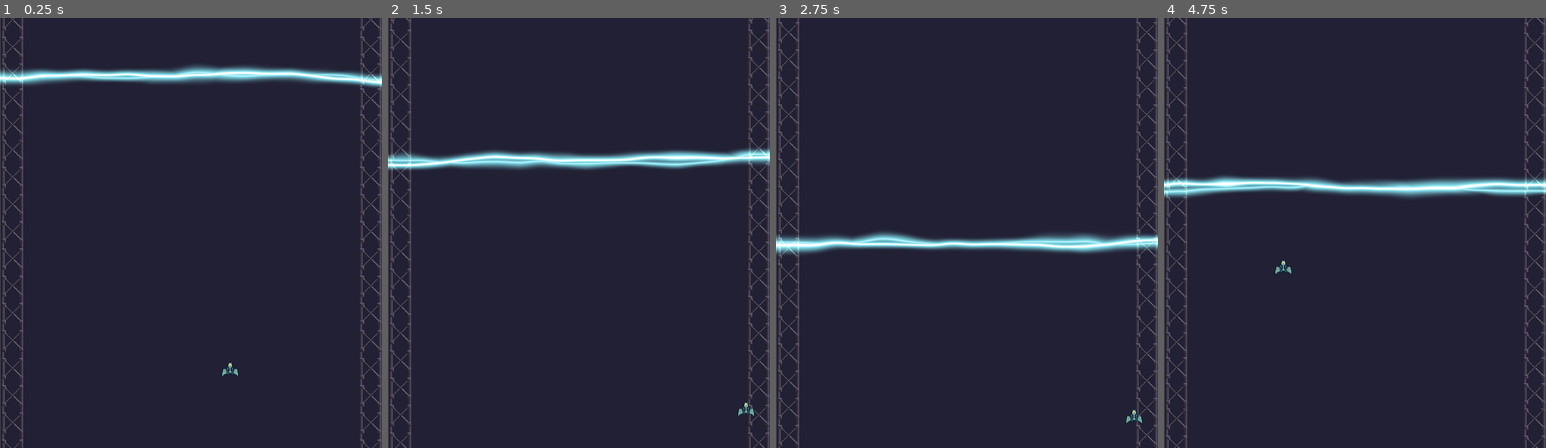
Above: before the commit, frames 1-4 (left to right).
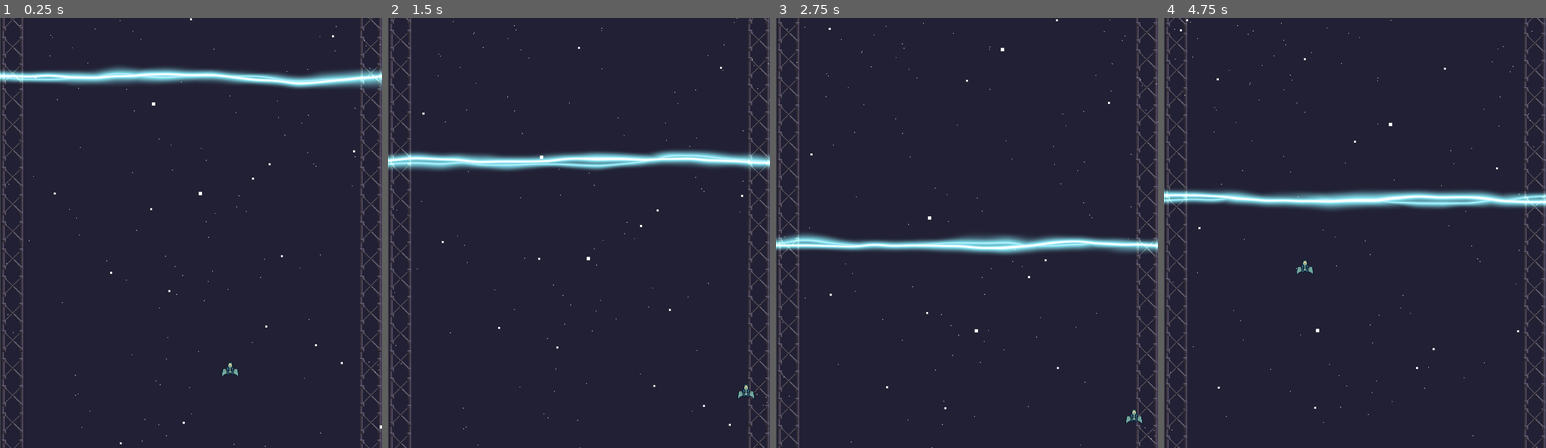
Above: after the commit, the same moments.

Repository: markusweiss/LudumDare54
Game: Godot game, scene res://Scenes/Main/main.tscn
Two runs of this game, one before a commit and one after it. Both use one fixed random seed, a clock stepped at 60 frames per second and the inputs below. The project has no main scene, so this scene is started directly.
Inputs:
- Up to frame 1 (0.25 s): no input
- Up to frame 2 (1.5 s): hold Right (move_right) 0.53-1.28 s; hold Down (move_down) from 1.28 s (still down)
- Up to frame 3 (2.75 s): release Down (move_down) at 2.03 s; hold Right (move_right) from 2.03 s (still down)
- Up to frame 4 (4.75 s): release Right (move_right) at 2.78 s; hold Up (move_up) 2.78-3.53 s; hold Left (move_left) from 3.53 s (still down)

The runs differ from the first frame. In frame 1, 3.2% of the frame differs, in the area x 0-100%, y 0-100%; in frame 2, 3.4%; in frame 3, 3.5%; in frame 4, 6.7%, in the area x 0-100%, y 0-98%.

Commit message:
add partikel background

Diff:
--- a/Scenes/Main/main.tscn
+++ b/Scenes/Main/main.tscn
@@ -1,19 +1,86 @@
-[gd_scene load_steps=5 format=3 uid="uid://nfb3r4dex4jt"]
+[gd_scene load_steps=8 format=3 uid="uid://nfb3r4dex4jt"]
 
 [ext_resource type="PackedScene" uid="uid://ct5488hg6y8kr" path="res://Scenes/Wall/wall.tscn" id="1_7cbww"]
 [ext_resource type="PackedScene" uid="uid://cbkkxg527wcaa" path="res://Scenes/Player/player.tscn" id="1_gbuxs"]
 [ext_resource type="Texture2D" uid="uid://dnk2p32h0045f" path="res://Scenes/Main/background_one.png" id="2_espex"]
 [ext_resource type="Script" path="res://Scenes/Main/ParallaxBackground.gd" id="3_8mbdb"]
 
+[sub_resource type="ParticleProcessMaterial" id="ParticleProcessMaterial_hyeoo"]
+emission_shape = 3
+emission_box_extents = Vector3(560, 1, 1)
+particle_flag_disable_z = true
+direction = Vector3(0, 1, 0)
+spread = 0.0
+gravity = Vector3(0, 1, 0)
+initial_velocity_min = -20.0
+initial_velocity_max = -20.0
+orbit_velocity_min = 0.0
+orbit_velocity_max = 0.0
+
+[sub_resource type="ParticleProcessMaterial" id="ParticleProcessMaterial_pghik"]
+emission_shape = 3
+emission_box_extents = Vector3(560, 1, 1)
+particle_flag_disable_z = true
+direction = Vector3(0, 1, 0)
+spread = 0.0
+gravity = Vector3(0, 4, 0)
+initial_velocity_min = -30.0
+initial_velocity_max = -30.0
+orbit_velocity_min = 0.0
+orbit_velocity_max = 0.0
+scale_min = 3.0
+scale_max = 3.0
+
+[sub_resource type="ParticleProcessMaterial" id="ParticleProcessMaterial_bcdu7"]
+emission_shape = 3
+emission_box_extents = Vector3(560, 1, 1)
+particle_flag_disable_z = true
+direction = Vector3(0, 1, 0)
+spread = 0.0
+gravity = Vector3(0, 7, 0)
+initial_velocity_min = -40.0
+initial_velocity_max = -40.0
+orbit_velocity_min = 0.0
+orbit_velocity_max = 0.0
+scale_min = 5.0
+scale_max = 5.0
+
 [node name="Main" type="Node2D"]
 
+[node name="StarfieldBG" type="Node2D" parent="."]
+
+[node name="StarfieldBack" type="GPUParticles2D" parent="StarfieldBG"]
+z_index = -100
+position = Vector2(300, -15)
+amount = 1000
+process_material = SubResource("ParticleProcessMaterial_hyeoo")
+lifetime = 100.0
+preprocess = 200.0
+
+[node name="StarfieldMiddle" type="GPUParticles2D" parent="StarfieldBG"]
+z_index = -90
+position = Vector2(300, -15)
+amount = 250
+process_material = SubResource("ParticleProcessMaterial_pghik")
+lifetime = 100.0
+preprocess = 200.0
+
+[node name="StarfieldFront" type="GPUParticles2D" parent="StarfieldBG"]
+z_index = -80
+position = Vector2(300, -15)
+amount = 50
+process_material = SubResource("ParticleProcessMaterial_bcdu7")
+lifetime = 100.0
+preprocess = 200.0
+
 [node name="Area2D" parent="." instance=ExtResource("1_7cbww")]
-position = Vector2(-195, 31)
+position = Vector2(-314, 33)
 
 [node name="Player" parent="." instance=ExtResource("1_gbuxs")]
 position = Vector2(347, 529)
 
 [node name="ParallaxBackground" type="ParallaxBackground" parent="."]
+layer = -70
 script = ExtResource("3_8mbdb")
 
 [node name="ParallaxLayer" type="ParallaxLayer" parent="ParallaxBackground"]
--- a/Scenes/Player/player.gd
+++ b/Scenes/Player/player.gd
@@ -5,6 +5,9 @@
 const STOP_RIGHT = 540
 const STOP_TOP = 140
 const STOP_BOTTOM = 600
+const INTERPOLATION_SPEED = 8.0
+
+var target_velocity = Vector2()
 
 func _ready():
 	$CollisionShape2D.disabled = false
@@ -14,16 +17,13 @@
 	var vertical_direction = Input.get_action_strength("move_down") - Input.get_action_strength("move_up")
 
 	# Horizontal Movement
-	if horizontal_direction != 0:
-		velocity.x = horizontal_direction * SPEED
-	else:
-		velocity.x = move_toward(velocity.x, 0, SPEED)
+	target_velocity.x = horizontal_direction * SPEED
 
 	# Vertical Movement
-	if vertical_direction != 0:
-		velocity.y = vertical_direction * SPEED
-	else:
-		velocity.y = move_toward(velocity.y, 0, SPEED)
+	target_velocity.y = vertical_direction * SPEED
+
+	# Interpolieren Sie die Geschwindigkeit, um ein sanftes Nachziehen zu erzeugen
+	velocity = velocity.lerp(target_velocity, INTERPOLATION_SPEED * delta)
 
 	move_and_slide()
 
